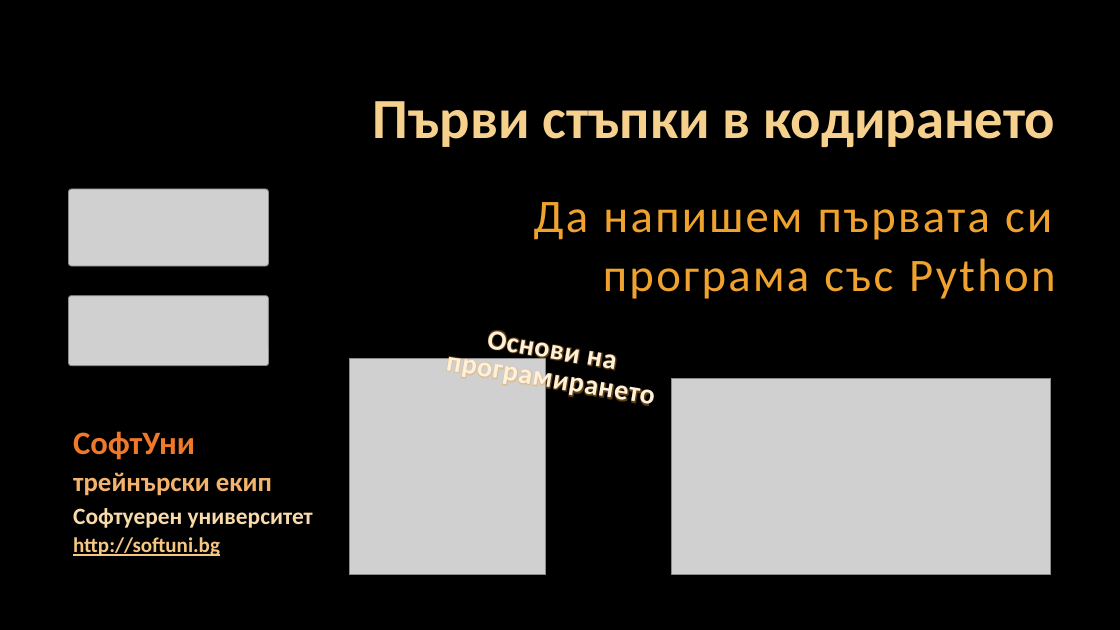
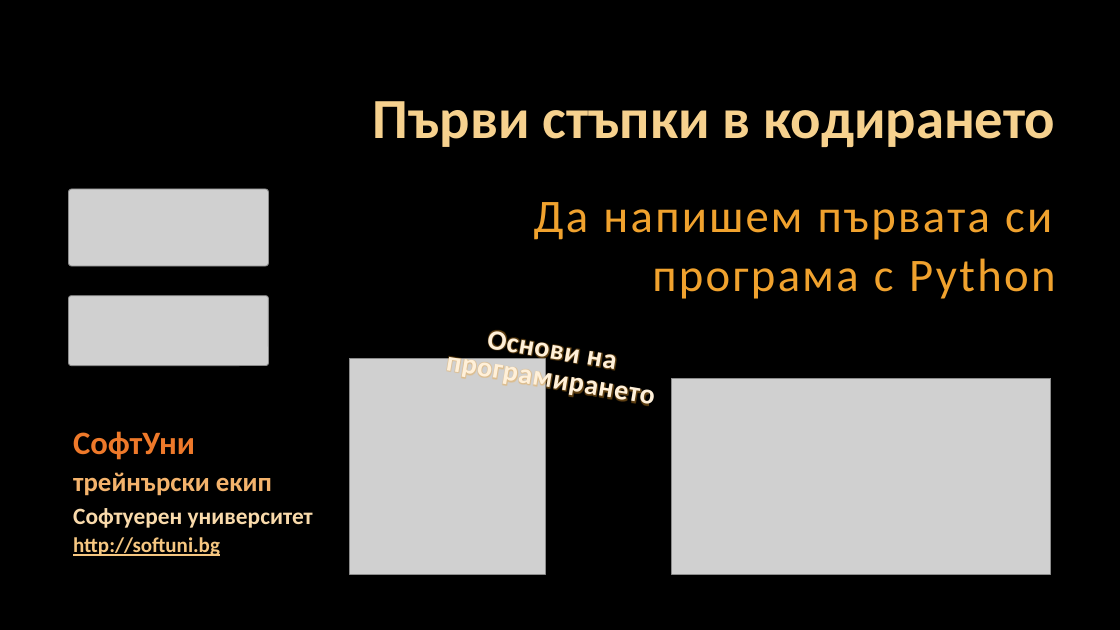
Before and after one commit to Software-University/Python-Basics, a slide deck: slide 1 of 1. First-Steps-in-Coding/1. First-Steps-in-Coding.pptx. Drawn at 1120x630 pixels with LibreOffice and Linux fonts; fonts in the diff are those of the drawing; grey boxes stand for pictures; background and template pictures are left out. Boxes give left, top, right and bottom in pixels: in the first picture for what was removed or moved away, otherwise in the second. Text is boxed around its words. In the diff, an @@ line names an element or a change of style, - is before the commit and + after.

```diff
--- a/1. First-Steps-in-Coding/1. First-Steps-in-Coding.pptx
+++ b/1. First-Steps-in-Coding/1. First-Steps-in-Coding.pptx
@@ subtitle at (534,202,1055,299): text changed @@
-Да напишем първата си програма със Python
+Да напишем първата си програма с Python
```
Also in this commit, not shown: 1 other slide changed, 16 other files.
